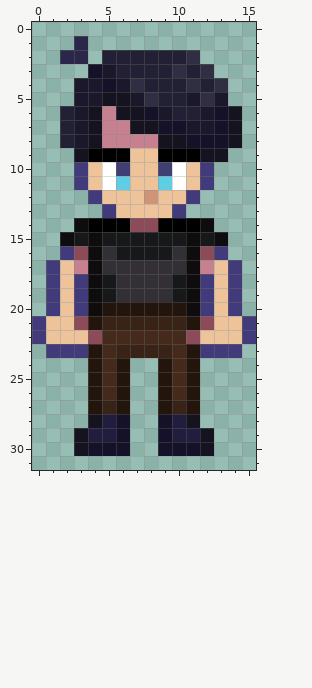
Pixel-art sprite -- sprites/main_character/idle_down/idle_down_2.png. Above, as it was before the edit.
The file is 48x96 pixels, drawn in blocks of 3x3; one block is one cell here. Colours within 5 levels of each other are drawn and written as one.
Once edited:
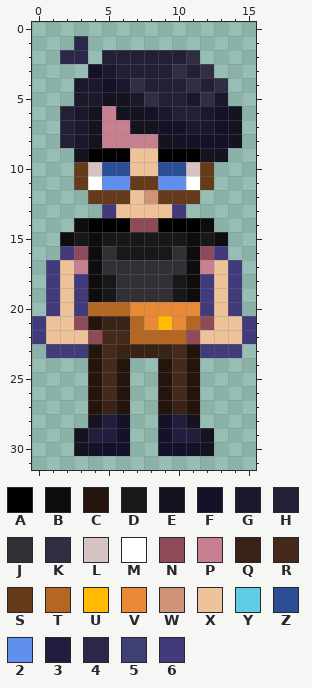
Palette (. is transparent): A #000000  B #0e0c0c  C #23140c  D #171819  E #15131f  F #151128  G #1b182c  H #222034  J #322f35  K #302e42  L #d7c1c1  M #ffffff  N #8d4a58  P #c6808f  Q #392316  R #452a1b  S #653b1c  T #b46723  U #ffbc00  V #e88a36  W #cf9378  X #eec39a  Y #5fcde4  Z #2b4e95  2 #608fed  3 #201d3e  4 #2b274b  5 #3f3f74  6 #413a7b
Difference:
{"y":10,"x":3,"old":"6XM5","new":"SLZZ"}
{"y":10,"x":9,"old":"5MX6","new":"ZZLS"}
{"y":11,"x":3,"old":"6XMYXXYMX6","new":"SM22SS22MS"}
{"y":12,"x":4,"old":"6XX","new":"SSS"}
{"y":12,"x":9,"old":"XX6","new":"SSS"}
{"y":20,"x":4,"old":"BCCCCCCB","new":"TTTVVVVV"}
{"y":21,"x":7,"old":"QQQQC","new":"TVUVT"}
{"y":22,"x":7,"old":"RRRR","new":"TTTT"}
{"label":"changed","picture_box":[74,162,214,204]}
{"label":"changed","picture_box":[88,302,200,344]}
